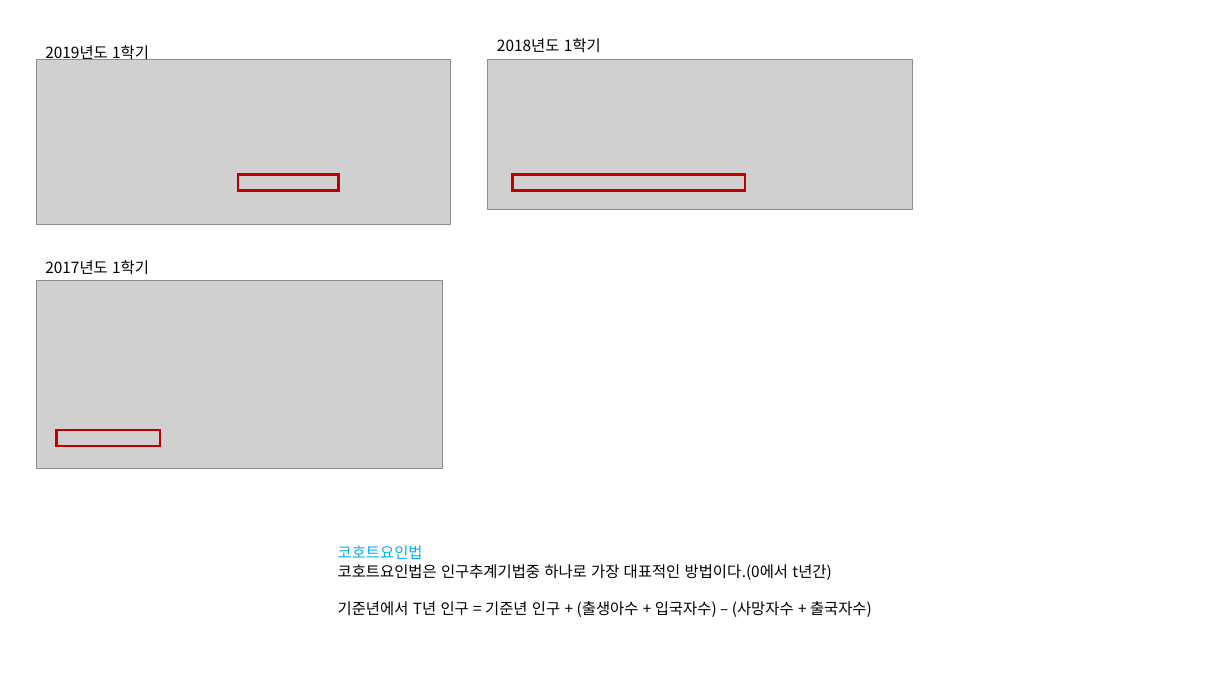
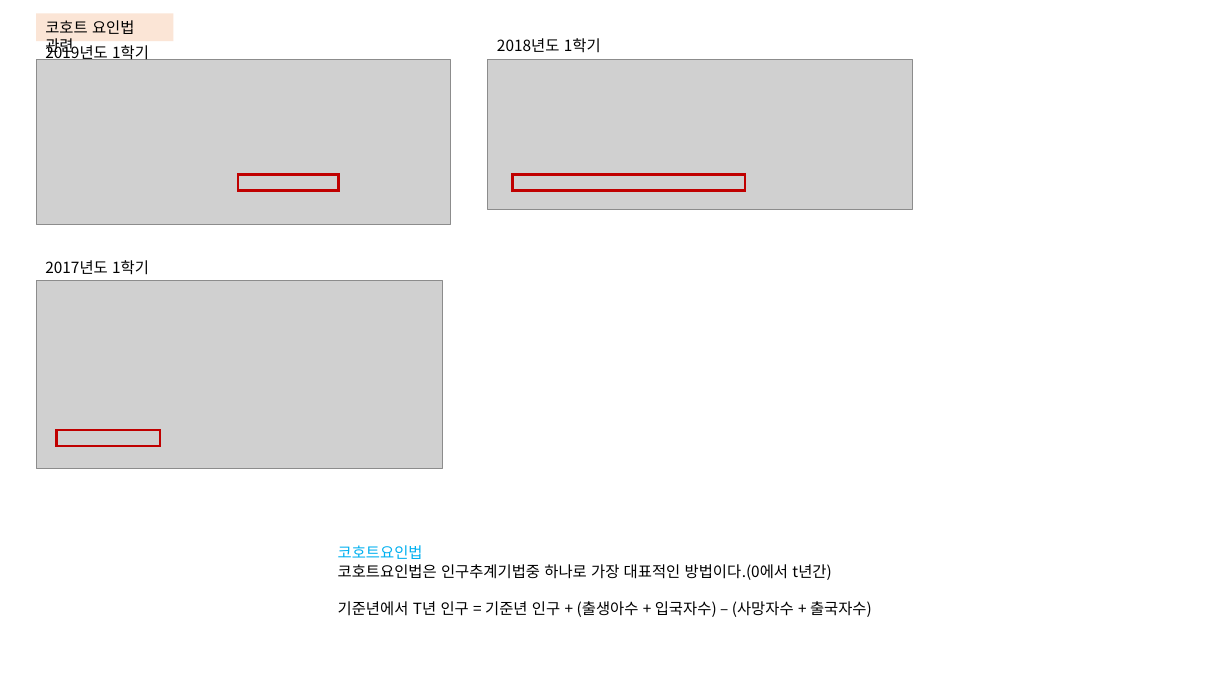
Before and after one commit to KNOU-STUDY/KNOU-UNDERSTANDING-NATIONAL-STATISTICS, a slide deck: slide 14 of previous_question/2장-인구통계.pptx. Drawn at 1232x693 pixels with LibreOffice and Linux fonts; fonts in the diff are those of the drawing; grey boxes stand for pictures. Boxes give left, top, right and bottom in pixels: in the first picture for what was removed or moved away, otherwise in the second. Text is boxed around its words. In the diff, an @@ line names an element or a change of style, - is before the commit and + after.

```diff
--- a/previous_question/2장-인구통계.pptx
+++ b/previous_question/2장-인구통계.pptx
@@ rectangle added at (36, 13, 174, 41), fill #FBE5D6, 12 pt, text #000000 @@
+코호트 요인법 관련
```
Also in this commit, not shown: 1 other slide changed, 5 slides added.
